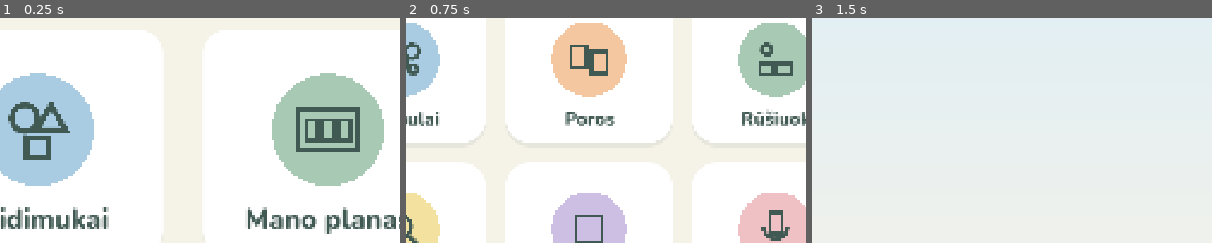
Above: before the commit, frames 1-3 (left to right).
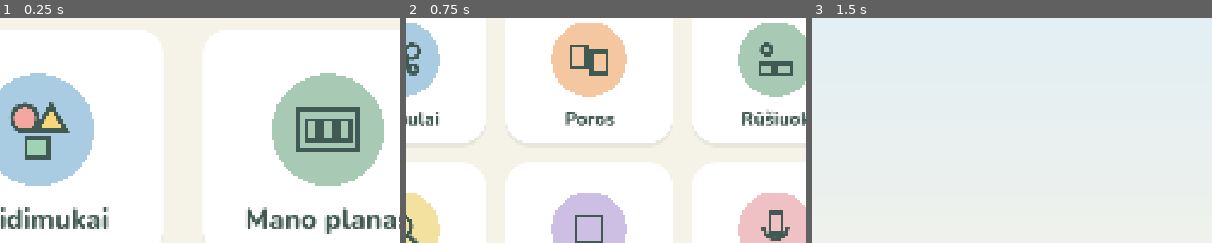
Above: after the commit, the same moments.

Repository: VladasBucilko/Zingsneliai
Game: Godot game, scene res://scenes/main.tscn
Same seed, same stepped clock (60 frames per second), same inputs: the game is played once before the commit and once after it.
Inputs (mouse positions are % of the whole screen's width and height, from its top left):
- Up to frame 1 (0.25 s): no input
- Up to frame 2 (0.75 s): click (32, 54) at 0.52 s
- Up to frame 3 (1.5 s): click (27, 37) at 1.27 s
The pictures show only the part of the screen within x 27-77%, y 26-76%; the shares and areas given below are measured in that part.

The runs differ from the first frame. In frame 1, 1.2% of the frame differs, in the area x 2-18%, y 37-64%; in frame 2, nothing differs; in frame 3, nothing differs.

Commit message:
Colourful shapes on the Žaidimukai tile; build 0.3.1
Circle, triangle and square are now filled coral, butter yellow and
mint, so the games section looks more playful.

Co-Authored-By: Claude Opus 5.5 <noreply@anthropic.com>
Claude-Session: https://claude.ai/code/session_01XyYYCLujTy3A3VrWH3X4SR

Diff:
--- a/scripts/ui/activity_tile.gd
+++ b/scripts/ui/activity_tile.gd
@@ -67,11 +67,18 @@
 		Icon.PUZZLE:
 			draw_rect(Rect2(o + Vector2(5, 5) * s, Vector2(14, 14) * s), col, false, w)
 		Icon.GAMES:
-			# Three toy shapes: circle, triangle, square ("play")
-			draw_arc(o + Vector2(7.5, 8) * s, 4.5 * s, 0, TAU, 40, col, w, true)
-			draw_polyline(PackedVector2Array([o + Vector2(16.5, 3.5) * s, o + Vector2(21.5, 12) * s,
-				o + Vector2(11.5, 12) * s, o + Vector2(16.5, 3.5) * s]), col, w, true)
-			draw_rect(Rect2(o + Vector2(8, 14.5) * s, Vector2(8, 7) * s), col, false, w)
+			# Three toy shapes, each its own colour ("play"): filled, soft outline.
+			var circle_c := o + Vector2(7.5, 8) * s
+			draw_circle(circle_c, 4.5 * s, Color("#F2A7A0"))          # soft coral
+			draw_arc(circle_c, 4.5 * s, 0, TAU, 40, col, w * 0.8, true)
+			var tri := PackedVector2Array([o + Vector2(16.5, 3.5) * s, o + Vector2(21.5, 12) * s,
+				o + Vector2(11.5, 12) * s])
+			draw_colored_polygon(tri, Color("#F6D77A"))                # butter yellow
+			tri.append(tri[0])
+			draw_polyline(tri, col, w * 0.8, true)
+			var sq := Rect2(o + Vector2(8, 14.5) * s, Vector2(8, 7) * s)
+			draw_rect(sq, Color("#9FD3B4"))                            # mint green
+			draw_rect(sq, col, false, w * 0.8)
 		Icon.PLAN:
 			# board with three cards in a row
 			draw_rect(Rect2(o + Vector2(2, 5) * s, Vector2(20, 14) * s), col, false, w)
Not shown, changed: export_presets.cfg
